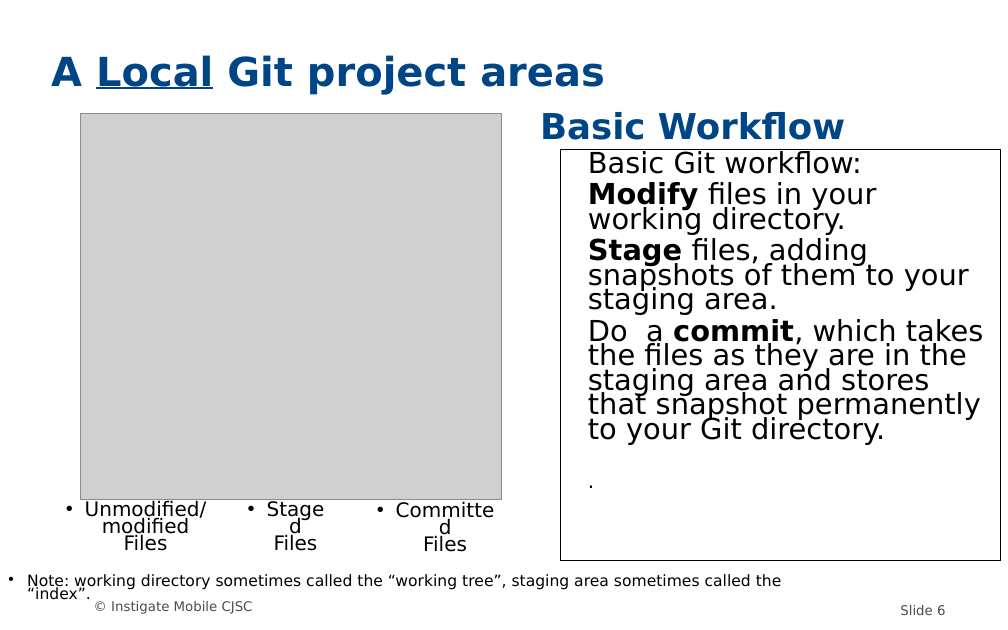
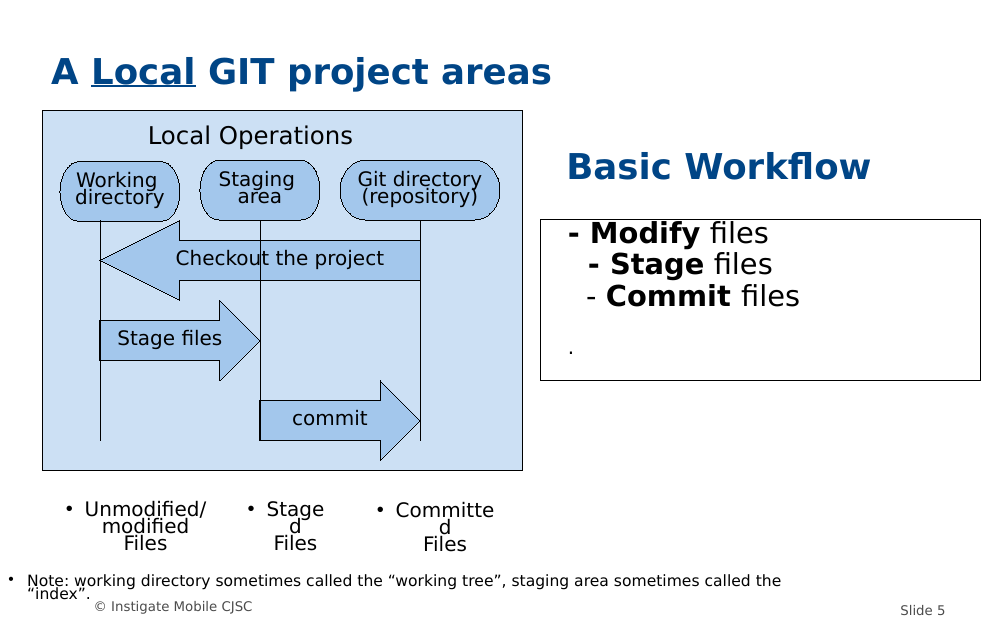
Before and after one commit to MariamP/myRepo, a slide deck: slide 5 of GIT.odp (slide 6 before the commit). Drawn at 1008x630 pixels with LibreOffice and Linux fonts; fonts in the diff are those of the drawing; grey boxes stand for pictures; background and template pictures are left out. Boxes give left, top, right and bottom in pixels: in the first picture for what was removed or moved away, otherwise in the second. Text is boxed around its words. In the diff, an @@ line names an element or a change of style, - is before the commit and + after.

Commit message:
- Updated presentation.

```diff
--- a/GIT.odp
+++ b/GIT.odp
@@ title at box(51, 57, 552, 92): text changed; size 36 to 32 pt @@
-A Local Git project areas
+A Local GIT project areas
@@ rectangle added at box(43, 110, 523, 470), fill #0066CC at 20% opacity, outline #000000 0 pt @@
@@ picture removed at box(81, 114, 502, 499) @@
@@ title "Basic Workflow": place and size @@
-title "Basic Workflow" at box(540, 112, 845, 140)
+title "Basic Workflow" at box(566, 152, 871, 180)
@@ text added at box(148, 125, 353, 149), 22 pt, text #000000 @@
+Local Operations
@@ pill shape added at box(60, 162, 180, 222), fill #0066CC at 20% opacity, outline #000000 0 pt, 18 pt, text #000000 @@
+Working
+directory
@@ pill shape added at box(200, 160, 320, 220), fill #0066CC at 20% opacity, outline #000000 0 pt, 18 pt, text #000000 @@
+Staging
+area
@@ pill shape added at box(340, 160, 500, 220), fill #0066CC at 20% opacity, outline #000000 0 pt, 18 pt, text #000000 @@
+Git directory
+(repository)
@@ rectangle removed at box(560, 150, 1000, 560) @@
-Basic Git workflow:
-Modify files in your working directory.
-Stage files, adding snapshots of them to your staging area.
-Do a commit, which takes the files as they are in the staging area and stores that snapshot permanently to your Git directory.
-.
@@ left arrow added at box(100, 220, 420, 300), fill #0066CC at 20% opacity, outline #000000 0 pt, 18 pt, text #000000 @@
+Checkout the project
@@ line added from (100, 220) to (100, 440), #000000 0 pt @@
@@ line added from (260, 220) to (260, 440), #000000 0 pt @@
@@ line added from (420, 220) to (420, 440), #000000 0 pt @@
@@ rectangle added at box(540, 220, 980, 380), outline #000000 0 pt, 26 pt, text #000000, bold @@
+- Modify files
+- Stage files
+- Commit files
+.
@@ right arrow added at box(100, 300, 260, 380), fill #0066CC at 20% opacity, outline #000000 0 pt, 18 pt, text #000000 @@
+Stage files
@@ right arrow added at box(260, 380, 420, 460), fill #0066CC at 20% opacity, outline #000000 0 pt, 18 pt, text #000000 @@
+commit
@@ page number at box(900, 605, 945, 615): text changed @@
-Slide 6
+Slide 5
```
Also in this commit, not shown: 10 other slides changed, 2 slides added, 4 slides removed.
